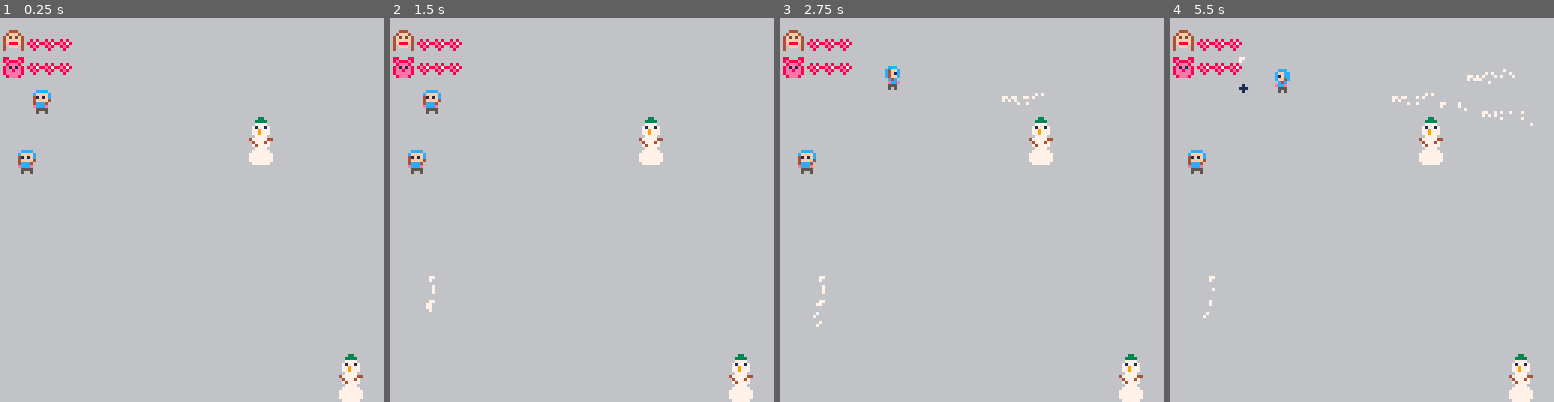
Above: before the commit, frames 1-4 (left to right).
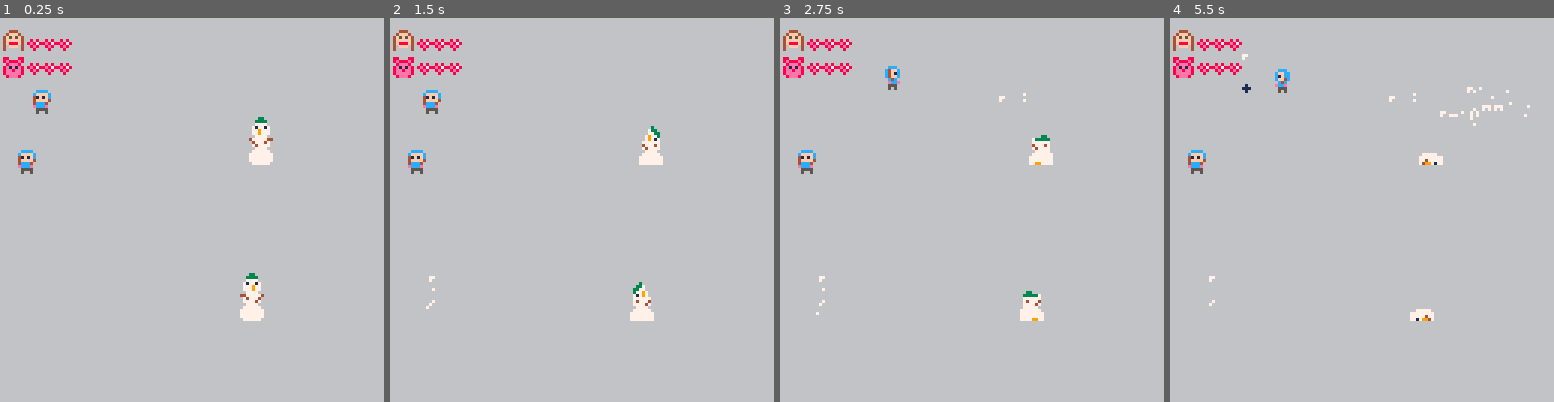
Above: after the commit, the same moments.

Repository: thtroyer/pico8_wfc_demos
Game: PICO-8 cartridge snowballfight.p8
Same seed, same stepped clock (60 frames per second), same inputs: the game is played once before the commit and once after it.
Inputs:
- Up to frame 1 (0.25 s): no input
- Up to frame 2 (1.5 s): tap X (X key) at 0.33, 1.07 s; tap O (Z key) at 0.7 s
- Up to frame 3 (2.75 s): hold Right 1.6-2.1 s; tap O (Z key) at 1.7, 2.1, 2.5 s; tap X (X key) at 1.85 s; hold Up 2.15-2.42 s; hold Right from 2.47 s (still down)
- Up to frame 4 (5.5 s): tap O (Z key) every 0.4 s from 2.9 to 5.3 s; tap X (X key) at 2.97, 4.08, 5.2 s; release Right at 3.03 s; hold Left 3.08-3.58 s; hold Down 3.63-3.97 s; hold Right 4.02-4.68 s; hold Up 4.73-5.03 s; hold Left from 5.08 s (still down)

The runs differ from the first frame. In frame 1, 1.1% of the frame differs, in the area x 62-95%, y 66-100%; in frame 2, 1.3%; in frame 3, 1.4%; in frame 4, 1.8%, in the area x 8-95%, y 9-100%.

Commit message:
Making snowman melt

Diff:
--- a/snowballfight.p8
+++ b/snowballfight.p8
@@ -467,17 +467,28 @@
 	o.x = random_int(64,120)
 	o.y = random_int(20,114)
 	o.health = 100
+	o.flipx = random_int(0,1) == 0
 
 	return o
 end
 
 function snowman:update()
+	self.health -= 1
 end
 
 function snowman:draw()
-	spr(42,
+	sprite = 42
+	local h = self.health
+	if (h >= 90) sprite = 42
+	if (h <= 90 and h > 60) sprite = 43
+	if (h <= 60 and h > 30) sprite = 44
+	if (h <= 30 and h > 0) sprite = 45
+	if (h <= 0) sprite = 46
+	spr(sprite,
 		self.x, self.y,
-		1, 2)
+		1, 2,
+		self.flipx)
+
 end
 
 
Not shown, changed: 32 lines of the sprite sheet (__gfx__) section of snowballfight.p8
